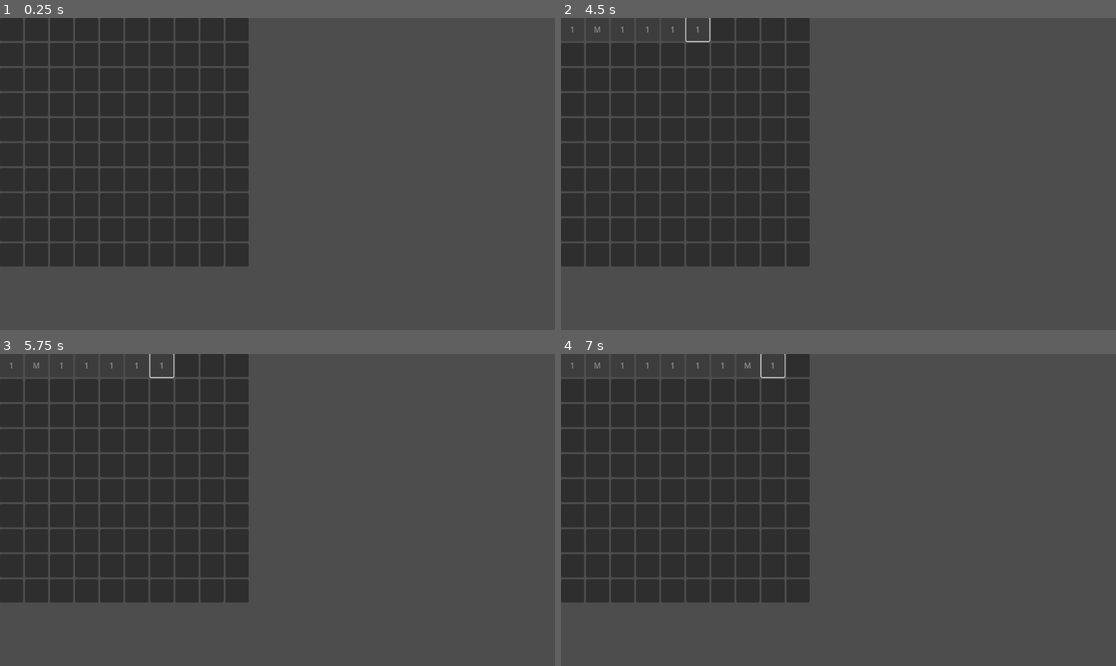
Above: before the commit, frames 1-4 (two rows, left to right).
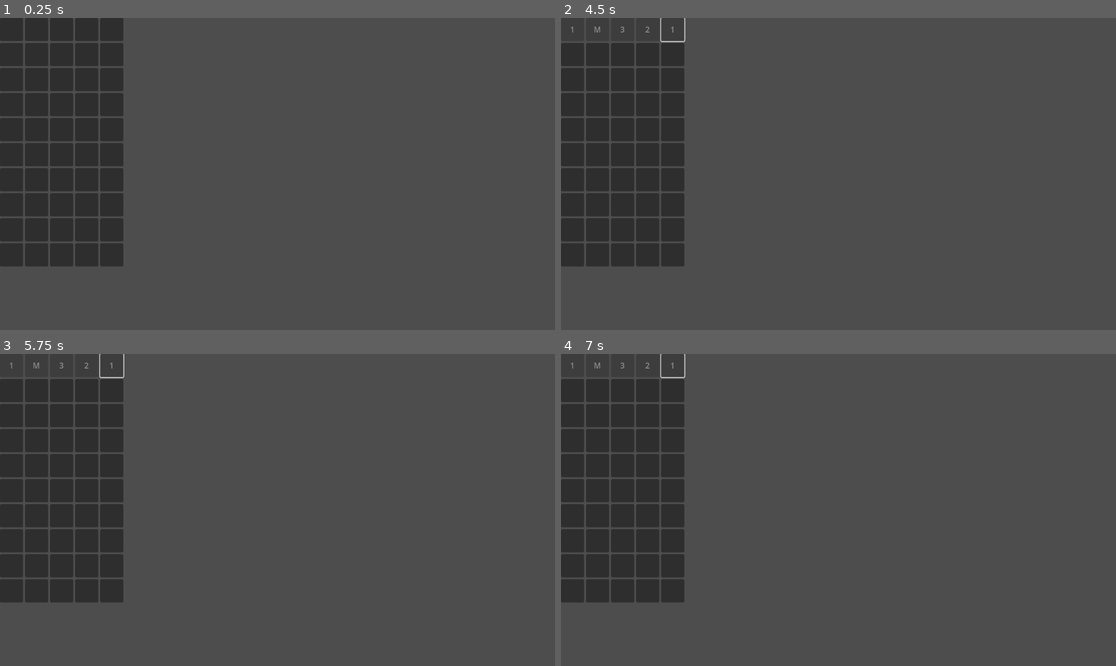
Above: after the commit, the same moments.

Repository: Eldies/minesweeper-godot
Game: Godot game, scene res://main.tscn
The game is run twice, just before and just after one commit, with the same random seed, the same clock (stepped at 60 frames per second) and the same inputs.
Inputs (mouse positions are in pixels of both pictures, inside the frame that each line leads up to):
- Up to frame 1 (0.25 s): no input
- Up to frame 2 (4.5 s): click (572, 30) at 0.5 s; click (599, 30) at 1.27 s; click (622, 30) at 2.02 s; click (649, 30) at 2.77 s; click (672, 30) at 3.52 s; click (699, 30) at 4.27 s
- Up to frame 3 (5.75 s): click (160, 366) at 5.02 s
- Up to frame 4 (7 s): click (749, 366) at 5.77 s; click (771, 366) at 6.52 s

The runs differ from the first frame. In frame 1, 15% of the frame differs, in the area x 22-45%, y 0-80%; in frame 2, 15%; in frame 3, 14%; in frame 4, 14%.

Commit message:
Update main.gd
different width and height

Diff:
--- a/main.gd
+++ b/main.gd
@@ -1,6 +1,9 @@
 extends Node2D
 
-@export var grid_size: int = 10
+
+@export var grid_height: int = 10
+@export var grid_width: int = 5
+
 @export var mine_count: int = 10
 @onready var tile_scene = preload("res://tile.tscn")
 @onready var grid = $BoardContainer/TileGrid
@@ -17,9 +20,10 @@
 
 	for child in grid.get_children():
 		child.queue_free()
+	grid.columns = grid_width
 
-	for y in range(grid_size):
-		for x in range(grid_size):
+	for y in range(grid_height):
+		for x in range(grid_width):
 			var tile = tile_scene.instantiate()
 			grid.add_child(tile)
 			tile.connect("revealed", Callable(self, "_on_tile_revealed"))
@@ -35,8 +39,8 @@
 
 func calculate_neighbors():
 	for i in range(tiles.size()):
-		var x = i % grid_size
-		var y = i / grid_size
+		var x = i % grid_width
+		var y = i / grid_width
 		var count = 0
 
 		for dx in range(-1, 2):
@@ -45,8 +49,8 @@
 					continue
 				var nx = x + dx
 				var ny = y + dy
-				if nx >= 0 and ny >= 0 and nx < grid_size and ny < grid_size:
-					var neighbor_index = ny * grid_size + nx
+				if nx >= 0 and ny >= 0 and nx < grid_width and ny < grid_height:
+					var neighbor_index = ny * grid_width + nx
 					if tiles[neighbor_index].is_mine:
 						count += 1
 		tiles[i].neighbor_mines_count = count
